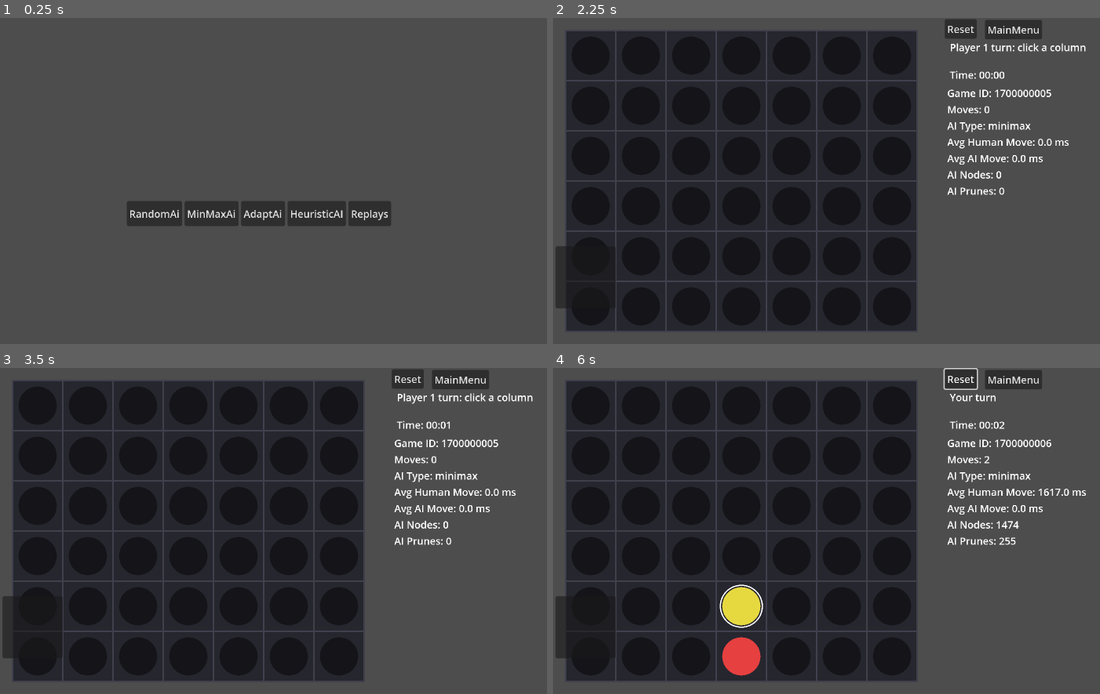
Above: before the commit, frames 1-4 (two rows, left to right).
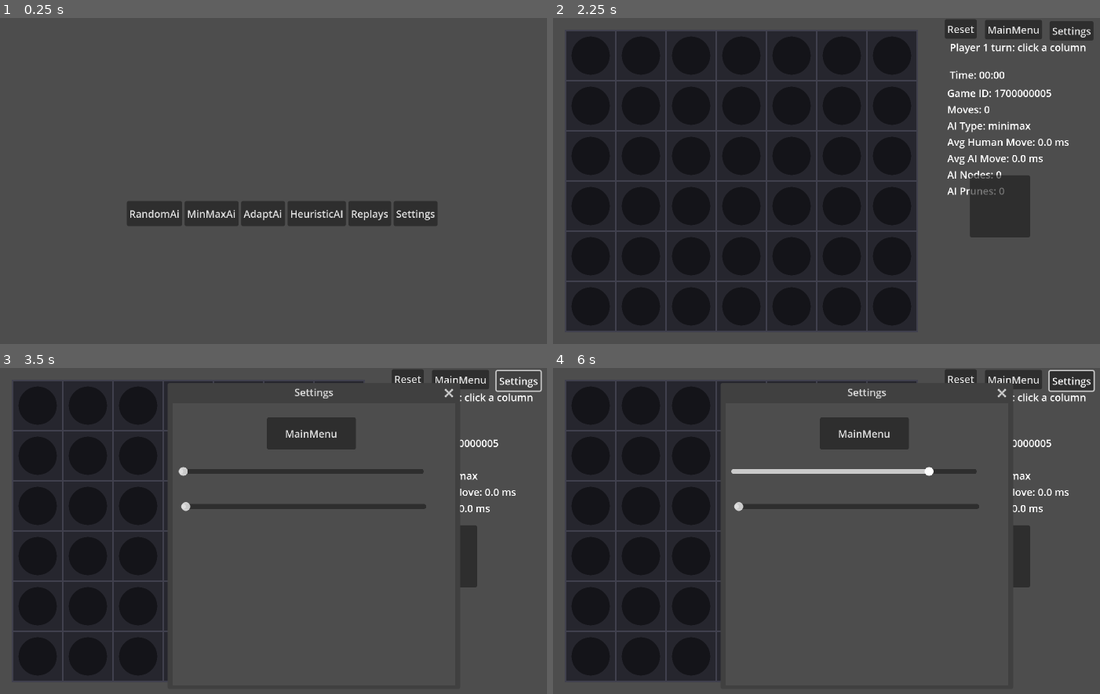
Above: after the commit, the same moments.

Repository: bharper9/CSC-492-Senior-Proj
Game: Godot game, scene res://Scenes/GameStart.tscn
The game is run twice, just before and just after one commit, with the same random seed, the same clock (stepped at 60 frames per second) and the same inputs.
Inputs (mouse positions are in pixels of both pictures, inside the frame that each line leads up to):
- Up to frame 1 (0.25 s): no input
- Up to frame 2 (2.25 s): click "RandomAi" at 0.5 s; click "MainMenu" at 1.25 s; click "MinMaxAi" at 2 s
- Up to frame 3 (3.5 s): click (519, 381) at 2.75 s, where only the run after the commit has a clickable "Settings"
- Up to frame 4 (6 s): click "Reset" at 3.5 s; move the mouse to (1007, 527) at 4.27 s; click (1007, 527) at 4.42 s; move the mouse to (738, 560) at 5.02 s; click (738, 560) at 5.17 s; move the mouse to (930, 465) at 5.77 s; click (930, 465) at 5.92 s

The runs differ from the first frame. In frame 1, 0.6% of the frame differs, in the area x 72-80%, y 56-64%; in frame 2, 3.0%; in frame 3, 32%; in frame 4, 33%, in the area x 0-100%, y 0-96%.

Commit message:
Added a settings button to scenes

Diff:
--- a/MinimaxAI.gd
+++ b/MinimaxAI.gd
@@ -4,7 +4,7 @@
 const NEG_INF := -99999999
 const POS_INF := 99999999
 
-var depth: int = 5
+var depth: int = 3
 var nodes_searched: int = 0
 var prunes: int = 0
 
--- a/Scenes/Board.tscn
+++ b/Scenes/Board.tscn
@@ -1,7 +1,8 @@
-[gd_scene load_steps=3 format=3 uid="uid://bdjo65rlvivej"]
+[gd_scene load_steps=4 format=3 uid="uid://bdjo65rlvivej"]
 
 [ext_resource type="Script" uid="uid://dwhp7ptv0ecic" path="res://Scenes/board.gd" id="1_igt3p"]
 [ext_resource type="Script" uid="uid://dfsbmx80tk26h" path="res://Scenes/board_view.gd" id="2_37q8m"]
+[ext_resource type="PackedScene" uid="uid://doc2suvkx7vq8" path="res://Scenes/settings_window.tscn" id="3_37q8m"]
 
 [node name="Main" type="Node2D"]
 script = ExtResource("1_igt3p")
@@ -46,10 +47,10 @@
 offset_bottom = 369.0
 
 [node name="SummaryPanel" type="Panel" parent="."]
-offset_left = 4.0
-offset_top = 364.0
-offset_right = 100.0
-offset_bottom = 463.0
+offset_left = 664.0
+offset_top = 251.0
+offset_right = 760.0
+offset_bottom = 350.0
 metadata/_edit_use_anchors_ = true
 
 [node name="SummaryLabel" type="Label" parent="SummaryPanel"]
@@ -60,6 +61,16 @@
 offset_bottom = 85.0
 metadata/_edit_use_anchors_ = true
 
+[node name="Setting" type="Button" parent="."]
+offset_left = 791.0
+offset_top = 5.0
+offset_right = 861.0
+offset_bottom = 36.0
+text = "Settings"
+
+[node name="Settings Window" parent="." instance=ExtResource("3_37q8m")]
+
 [connection signal="pressed" from="ResetButton" to="." method="_on_reset_button_pressed"]
 [connection signal="timeout" from="GameTimer" to="." method="_on_game_timer_timeout"]
 [connection signal="pressed" from="MainMenu" to="." method="_on_main_menu_pressed"]
+[connection signal="pressed" from="Setting" to="." method="_on_setting_pressed"]
--- a/Scenes/GameStart.tscn
+++ b/Scenes/GameStart.tscn
@@ -1,6 +1,7 @@
-[gd_scene load_steps=2 format=3 uid="uid://u5fbwqc25vnr"]
+[gd_scene load_steps=3 format=3 uid="uid://u5fbwqc25vnr"]
 
 [ext_resource type="Script" uid="uid://dpjt32mnd3n51" path="res://Scenes/game_start.gd" id="1_tdh8d"]
+[ext_resource type="PackedScene" uid="uid://doc2suvkx7vq8" path="res://Scenes/settings_window.tscn" id="2_8g2f7"]
 
 [node name="Control" type="Control"]
 layout_mode = 3
@@ -42,8 +43,15 @@
 layout_mode = 2
 text = "Replays"
 
+[node name="Setting" type="Button" parent="Play buttons"]
+layout_mode = 2
+text = "Settings"
+
+[node name="Settings Window" parent="." instance=ExtResource("2_8g2f7")]
+
 [connection signal="pressed" from="Play buttons/Random" to="." method="_on_random_pressed"]
 [connection signal="pressed" from="Play buttons/MinMax" to="." method="_on_min_max_pressed"]
 [connection signal="pressed" from="Play buttons/Adapt" to="." method="_on_adapt_pressed"]
 [connection signal="pressed" from="Play buttons/Herustic" to="." method="_on_herustic_pressed"]
 [connection signal="pressed" from="Play buttons/Replays" to="." method="_on_replays_pressed"]
+[connection signal="pressed" from="Play buttons/Setting" to="." method="_on_setting_pressed"]
--- a/Scenes/board.gd
+++ b/Scenes/board.gd
@@ -40,7 +40,7 @@
 var winner_label: String = ""
 
 # --- AI Helper Functions ---
-const AI_DEPTH := 5 # Diffuclty spike 1 = easy 4+ AI is smart
+const AI_DEPTH := 1 # Diffuclty spike 1 = easy 4+ AI is smart
 const NEG_INF := -99999999
 const POS_INF :=  99999999
 
@@ -572,3 +572,7 @@
 	file.close()
 
 	print("Saved latest replay to: ", ProjectSettings.globalize_path(path))
+
+
+func _on_setting_pressed():
+	$"Settings Window".visible = true
--- a/Scenes/game_start.gd
+++ b/Scenes/game_start.gd
@@ -19,3 +19,7 @@
 
 func _on_replays_pressed():
 	get_tree().change_scene_to_file("res://node_2d.tscn")
+
+
+func _on_setting_pressed():
+	$"Settings Window".visible = true
--- /dev/null
+++ b/Scenes/settings_window.gd
@@ -0,0 +1,12 @@
+extends Window
+
+
+func _ready():
+	$".".visible = !true
+
+func _on_close_requested():
+	$".".visible = !true
+
+
+func _on_main_menu_pressed():
+	get_tree().change_scene_to_file("res://Scenes/GameStart.tscn")
--- /dev/null
+++ b/Scenes/settings_window.tscn
@@ -0,0 +1,33 @@
+[gd_scene load_steps=2 format=3 uid="uid://doc2suvkx7vq8"]
+
+[ext_resource type="Script" uid="uid://x3yp4u4iikaq" path="res://Scenes/settings_window.gd" id="1_ben5s"]
+
+[node name="Settings Window" type="Window"]
+oversampling_override = 1.0
+title = "Settings"
+initial_position = 1
+size = Vector2i(450, 450)
+script = ExtResource("1_ben5s")
+
+[node name="MainMenu" type="Button" parent="."]
+offset_left = 150.0
+offset_top = 23.0
+offset_right = 292.0
+offset_bottom = 74.0
+text = "MainMenu
+"
+
+[node name="Music" type="HSlider" parent="."]
+offset_left = 9.0
+offset_top = 83.0
+offset_right = 400.0
+offset_bottom = 135.0
+
+[node name="SFX" type="HSlider" parent="."]
+offset_left = 13.0
+offset_top = 139.0
+offset_right = 404.0
+offset_bottom = 191.0
+
+[connection signal="close_requested" from="." to="." method="_on_close_requested"]
+[connection signal="pressed" from="MainMenu" to="." method="_on_main_menu_pressed"]
--- /dev/null
+++ b/new_script.gd
@@ -0,0 +1,11 @@
+extends Node
+
+
+# Called when the node enters the scene tree for the first time.
+func _ready():
+	pass # Replace with function body.
+
+
+# Called every frame. 'delta' is the elapsed time since the previous frame.
+func _process(delta):
+	pass
Renamed: node_2d.tscn -> Scenes/node_2d.tscn
Not shown, added: Scenes/settings_window.gd.uid
Not shown, added: new_script.gd.uid
